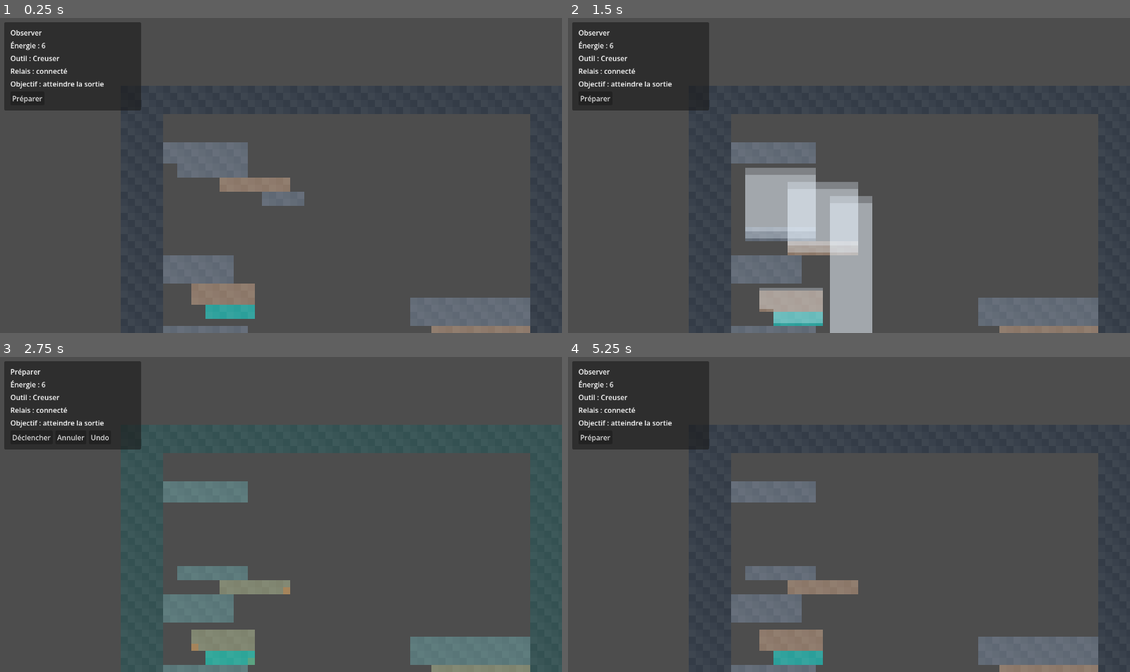
Above: before the commit, frames 1-4 (two rows, left to right).
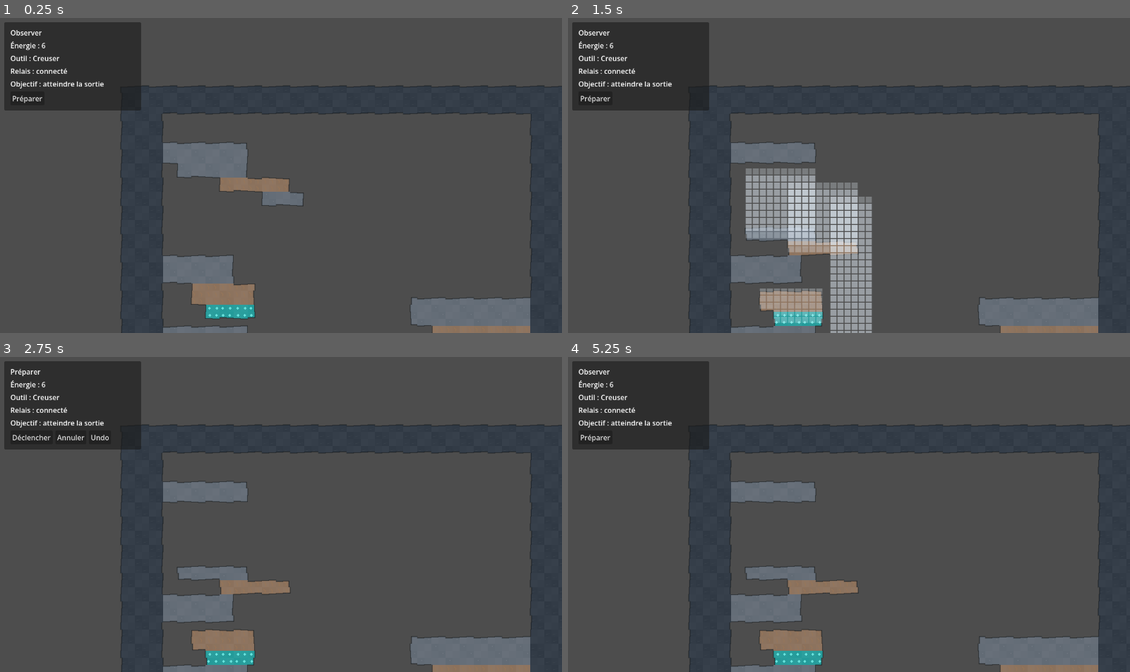
Above: after the commit, the same moments.

Repository: devjonathan1999-del/Project-Digger
Game: Godot game, scene res://scenes/main.tscn
The game is run twice, just before and just after one commit, with the same random seed, the same clock (stepped at 60 frames per second) and the same inputs.
Inputs:
- Up to frame 1 (0.25 s): no input
- Up to frame 2 (1.5 s): click "Préparer" at 0.5 s; click "Déclencher" at 1.25 s
- Up to frame 3 (2.75 s): click "Préparer" at 2 s
- Up to frame 4 (5.25 s): click "Annuler" at 2.75 s; click "Préparer" at 3.5 s; click "Undo" at 4.25 s; click "Déclencher" at 5 s

The runs differ from the first frame. In frame 1, 0.9% of the frame differs, in the area x 21-100%, y 21-100%; in frame 2, 3.8%; in frame 3, 8.9%; in frame 4, 1.0%.

Commit message:
feat: render terrain with organic local edges

Diff:
--- a/src/view/terrain_renderer.gd
+++ b/src/view/terrain_renderer.gd
@@ -8,6 +8,9 @@
 var _selection: Array[Vector2i] = []
 var _motion_preview: Array[Dictionary] = []
 var _motion_progress := 0.0
+var _prepare_mode := false
+var _hovered_cell := Vector2i.ZERO
+var _has_hover := false
 
 func set_model(model: TerrainModel) -> void:
     _model = model
@@ -21,13 +24,28 @@
     _selection.assign(cells)
     queue_redraw()
 
-func cell_from_screen(screen_pos: Vector2) -> Vector2i:
-    var world_pos := get_canvas_transform().affine_inverse() * screen_pos
-    var local_pos := to_local(world_pos)
+func set_prepare_mode(enabled: bool) -> void:
+    _prepare_mode = enabled
+    queue_redraw()
+
+func set_hovered_cell(cell: Vector2i) -> void:
+    _hovered_cell = cell
+    _has_hover = true
+    queue_redraw()
+
+func clear_hovered_cell() -> void:
+    _has_hover = false
+    queue_redraw()
+
+func cell_from_local(local_pos: Vector2) -> Vector2i:
     return Vector2i(
         int(floor(local_pos.x / float(CELL_SIZE))),
         int(floor(local_pos.y / float(CELL_SIZE)))
     )
+
+func cell_from_screen(screen_pos: Vector2) -> Vector2i:
+    var world_pos := get_canvas_transform().affine_inverse() * screen_pos
+    return cell_from_local(to_local(world_pos))
 
 func animate_movements(movements: Array[Dictionary]) -> void:
     if movements.is_empty():
@@ -56,19 +74,24 @@
             var cell := _model.get_cell(pos)
             if cell == null:
                 continue
-            var rect := Rect2(Vector2(x * CELL_SIZE, y * CELL_SIZE), Vector2(CELL_SIZE, CELL_SIZE))
-            var variation := float((x * 17 + y * 31) % 3) * 0.025
-            draw_rect(rect, _material_color(cell.material_id).lightened(variation), true)
 
-            if _analysis.has(pos):
-                draw_rect(rect, _analysis_color(int(_analysis[pos])), true)
+            var polygon := _cell_polygon(pos)
+            var variant := TerrainVisualProfile.detail_variant(pos, cell.material_id)
+            var base := TerrainVisualProfile.base_color(cell.material_id).lightened(float(variant) * 0.012)
+            draw_colored_polygon(polygon, base)
+            _draw_material_detail(pos, cell.material_id, variant)
+            _draw_exposed_edges(pos, polygon)
+
+            if _prepare_mode and _analysis.has(pos):
+                draw_colored_polygon(polygon, _analysis_color(int(_analysis[pos])))
 
     for selected in _selection:
-        var selection_rect := Rect2(
-            Vector2(selected.x * CELL_SIZE, selected.y * CELL_SIZE),
-            Vector2(CELL_SIZE, CELL_SIZE)
-        )
-        draw_rect(selection_rect.grow(-1.0), Color(0.92, 0.97, 1.0, 0.9), false, 2.0)
+        if _model.get_cell(selected) != null:
+            _draw_outline(_cell_polygon(selected), Color(0.92, 0.97, 1.0, 0.95), 2.0)
+
+    if _has_hover and _model.get_cell(_hovered_cell) != null:
+        var hover_color := Color(0.65, 0.90, 0.96, 0.72) if not _prepare_mode else Color(0.85, 0.95, 1.0, 0.95)
+        _draw_outline(_cell_polygon(_hovered_cell), hover_color, 2.0)
 
     for movement in _motion_preview:
         var from: Vector2i = movement.get("from", Vector2i.ZERO)
@@ -76,20 +99,67 @@
         var from_px := Vector2(from.x * CELL_SIZE, from.y * CELL_SIZE)
         var to_px := Vector2(to.x * CELL_SIZE, to.y * CELL_SIZE)
         var draw_pos := from_px.lerp(to_px, _motion_progress)
-        draw_rect(Rect2(draw_pos, Vector2(CELL_SIZE, CELL_SIZE)), Color(0.92, 0.96, 1.0, 0.32), true)
+        draw_rect(Rect2(draw_pos + Vector2(1, 1), Vector2(CELL_SIZE - 2, CELL_SIZE - 2)), Color(0.92, 0.96, 1.0, 0.28), true)
 
-func _material_color(material_id: StringName) -> Color:
+func _has_cell(pos: Vector2i) -> bool:
+    return _model != null and pos.x >= 0 and pos.y >= 0 and pos.x < _model.width and pos.y < _model.height and _model.get_cell(pos) != null
+
+func _cell_polygon(pos: Vector2i) -> PackedVector2Array:
+    var origin := Vector2(pos.x * CELL_SIZE, pos.y * CELL_SIZE)
+    var top := TerrainVisualProfile.edge_inset(pos, TerrainVisualProfile.Edge.TOP) if not _has_cell(pos + Vector2i.UP) else 0.0
+    var right := TerrainVisualProfile.edge_inset(pos, TerrainVisualProfile.Edge.RIGHT) if not _has_cell(pos + Vector2i.RIGHT) else 0.0
+    var bottom := TerrainVisualProfile.edge_inset(pos, TerrainVisualProfile.Edge.BOTTOM) if not _has_cell(pos + Vector2i.DOWN) else 0.0
+    var left := TerrainVisualProfile.edge_inset(pos, TerrainVisualProfile.Edge.LEFT) if not _has_cell(pos + Vector2i.LEFT) else 0.0
+    return PackedVector2Array([
+        origin + Vector2(left, top),
+        origin + Vector2(CELL_SIZE - right, top),
+        origin + Vector2(CELL_SIZE - right, CELL_SIZE - bottom),
+        origin + Vector2(left, CELL_SIZE - bottom),
+    ])
+
+func _draw_outline(polygon: PackedVector2Array, color: Color, width: float) -> void:
+    if polygon.is_empty():
+        return
+    var outline := polygon.duplicate()
+    outline.append(polygon[0])
+    draw_polyline(outline, color, width, true)
+
+func _draw_exposed_edges(pos: Vector2i, polygon: PackedVector2Array) -> void:
+    var shade := Color(0.02, 0.035, 0.045, 0.48)
+    if not _has_cell(pos + Vector2i.UP):
+        draw_line(polygon[0], polygon[1], shade, 1.4, true)
+    if not _has_cell(pos + Vector2i.RIGHT):
+        draw_line(polygon[1], polygon[2], shade, 1.4, true)
+    if not _has_cell(pos + Vector2i.DOWN):
+        draw_line(polygon[2], polygon[3], shade, 1.4, true)
+    if not _has_cell(pos + Vector2i.LEFT):
+        draw_line(polygon[3], polygon[0], shade, 1.4, true)
+
+func _draw_material_detail(pos: Vector2i, material_id: StringName, variant: int) -> void:
+    var origin := Vector2(pos.x * CELL_SIZE, pos.y * CELL_SIZE)
+    var detail := TerrainVisualProfile.detail_color(material_id)
     match material_id:
+        &"rock_fragile":
+            var x_shift := 3.0 + float(variant)
+            draw_polyline(PackedVector2Array([
+                origin + Vector2(x_shift, 4.0),
+                origin + Vector2(8.0, 8.0),
+                origin + Vector2(6.0 + float(variant), 13.0),
+            ]), detail.darkened(0.14), 1.1, true)
+        &"stabilizer":
+            var center := origin + Vector2(8.0 + float(variant - 1), 8.0)
+            draw_colored_polygon(PackedVector2Array([
+                center + Vector2(0, -4),
+                center + Vector2(3, 0),
+                center + Vector2(0, 4),
+                center + Vector2(-3, 0),
+            ]), detail)
+        &"rock_dense":
+            if variant <= 1:
+                draw_line(origin + Vector2(4, 11), origin + Vector2(12, 9), detail.darkened(0.18), 1.0, true)
         &"rock_common":
-            return Color("#5f6874")
-        &"rock_fragile":
-            return Color("#8b7768")
-        &"rock_dense":
-            return Color("#343c47")
-        &"stabilizer":
-            return Color("#2b9f9a")
-        _:
-            return Color("#6b6f75")
+            if variant == 0:
+                draw_circle(origin + Vector2(10, 6), 1.25, detail.darkened(0.08))
 
 func _analysis_color(state: int) -> Color:
     match state:
